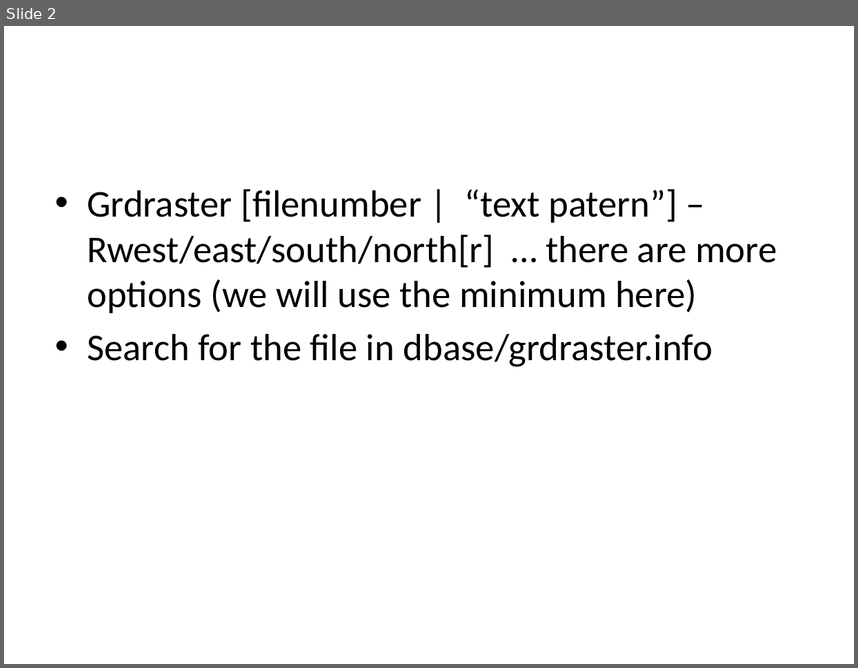
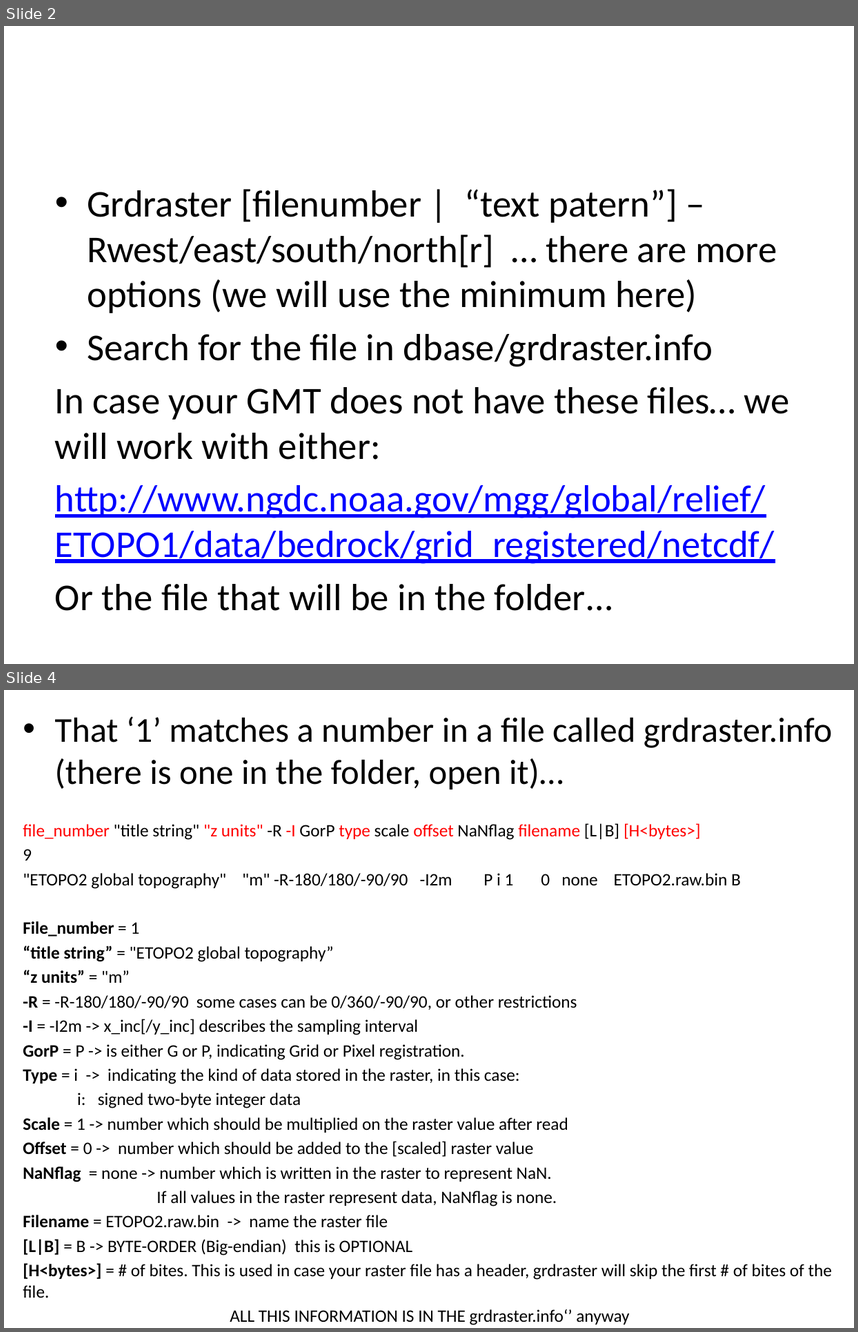
Before and after one commit to jconvers/GMT-class, a slide deck: class_3/grids.pptx. Shown one above the other, each under a label of ours: slide 2 before the commit, slides 2 and 4 after it; the slides between them are not shown. The pictures are 858x668 and 858x1332 pixels, drawn with LibreOffice and Linux fonts; fonts in the diff are those of the drawing. Boxes give left, top, right and bottom in pixels: in the first picture for what was removed or moved away, otherwise in the second. Text is boxed around its words. In the diff, an @@ line names an element or a change of style, - is before the commit and + after.

Commit message:
added the result grid file and modified presentation and scripts

```diff
--- a/class_3/grids.pptx
+++ b/class_3/grids.pptx
@@ slide 4 added at <box>4,690,854,1328</box>, background #FFFFFF @@
@@ text added at <box>23,716,832,1325</box>, 14.8 pt, text #000000 @@
+• That ‘1’ matches a number in a file called grdraster.info (there is one in the folder, open it)…
+file_number "title string" "z units" -R -I GorP type scale offset NaNflag filename [L|B] [H<bytes>]
+9
+"ETOPO2 global topography" "m" -R-180/180/-90/90 -I2m P i 1 0 none ETOPO2.raw.bin B
+File_number = 1
+“title string” = "ETOPO2 global topography”
+“z units” = "m”
+-R = -R-180/180/-90/90 some cases can be 0/360/-90/90, or other restrictions
+-I = -I2m -> x_inc[/y_inc] describes the sampling interval
+GorP = P -> is either G or P, indicating Grid or Pixel registration.
+Type = i -> indicating the kind of data stored in the raster, in this case:
+i: signed two-byte integer data
+Scale = 1 -> number which should be multiplied on the raster value after read
+Offset = 0 -> number which should be added to the [scaled] raster value
+NaNflag = none -> number which is written in the raster to represent NaN.
+If all values in the raster represent data, NaNflag is none.
+Filename = ETOPO2.raw.bin -> name the raster file
+[L|B] = B -> BYTE-ORDER (Big-endian) this is OPTIONAL
+[H<bytes>] = # of bites. This is used in case your raster file has a header, grdraster will skip the first # of bites of the file.
+ALL THIS INFORMATION IS IN THE grdraster.info‘’ anyway
@@ slide 2 changed as well @@
@@ text at <box>55,387,790,610</box>: paragraphs added @@
+In case your GMT does not have these files… we will work with either:
+http://www.ngdc.noaa.gov/mgg/global/relief/ETOPO1/data/bedrock/grid_registered/netcdf/
+Or the file that will be in the folder…
```
Also in this commit, not shown: 2 other slides added, 1 slide removed, 3 other files.
